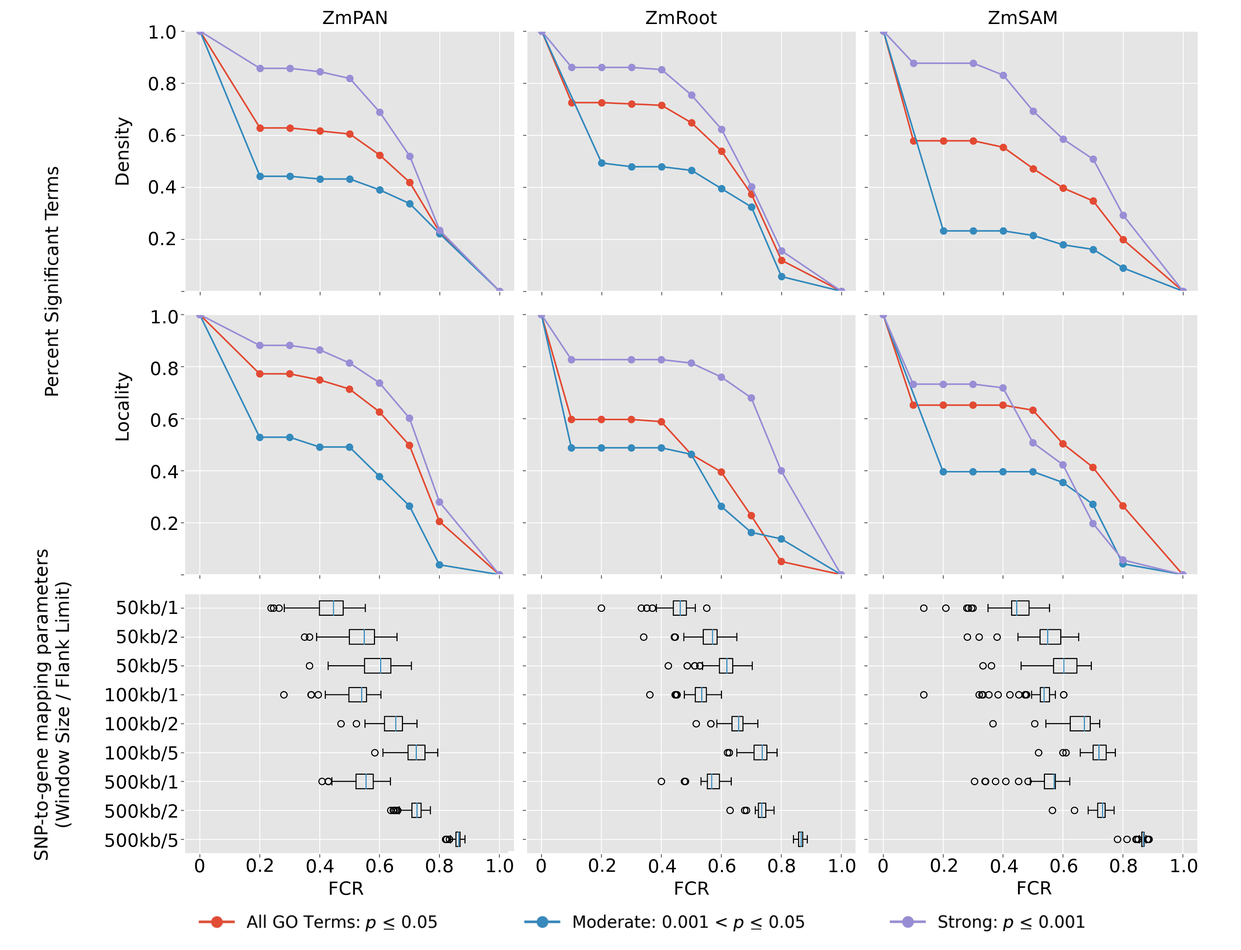
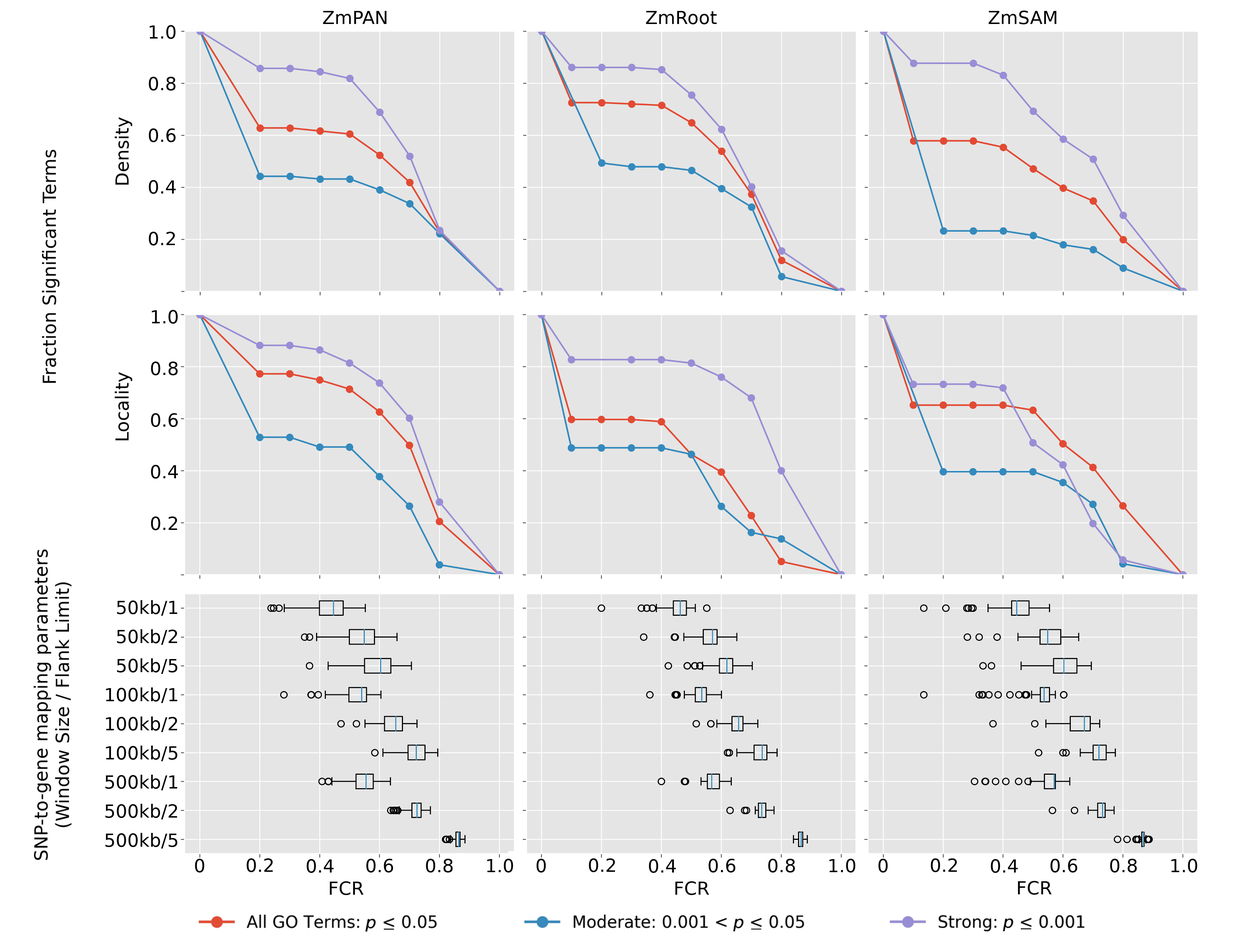
Layered file, before and after one edit (1241 × 950). Changes by layer:
added layer "Transformation #2" above "Layer Group" over [41, 149, 60, 384]
renamed "Percent Significant Terms #1" to "Fraction Significant Terms", painted on it over [43, 166, 62, 396]
